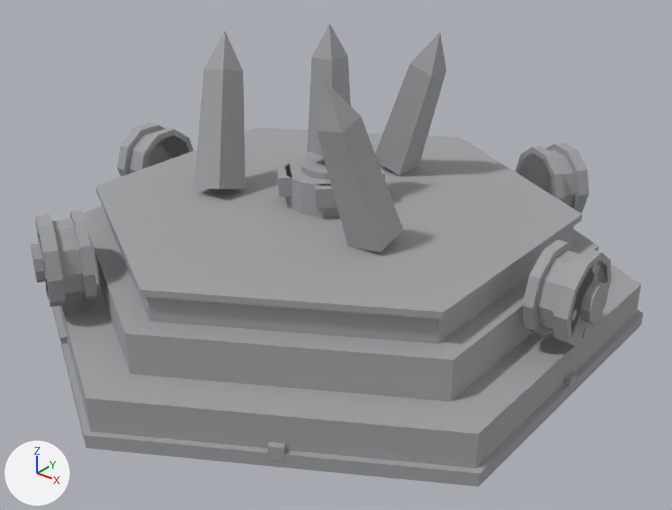
An edit to the glTF model buildings/energy_node/energy_node_s2_100.glb, drawn before and after from the same camera.
Camera for both pictures: a camera (50 mm lens) standing at (1.68, -2.07, 1.46) and looking at (0.08, -0.07, 0.22). The axes (+X, +Y, +Z) are drawn at lower left. The lights are the same throughout. The older version comes first. Vertices at exactly the same position are counted once.

Before the edit, the objects in view are built like this:
```python
me_en_base = bpy.data.meshes.new('EN_Base')
me_en_base.from_pydata(...)  # 736 vertices, 1260 faces; spans x -0.89..0.89, y -0.98..0.98, z 0.0..0.9
# faces by material slot: [60, 544, 164, 72, 364, 42, 14]
me_en_base.materials.append(mat_mx_stone_dk)
me_en_base.materials.append(mat_mx_metal_dk)
me_en_base.materials.append(mat_mx_metal_mid)
me_en_base.materials.append(mat_mx_harvester)
me_en_base.materials.append(mat_mx_warning)
me_en_base.materials.append(mat_mx_crystal_red)
me_en_base.materials.append(mat_mx_crystal_violet)
ob_energynode_s2 = bpy.data.objects.new('EnergyNode_s2', me_en_base)
ob_energynode_s2.location = (0.0, 0.0, 0.0)
```
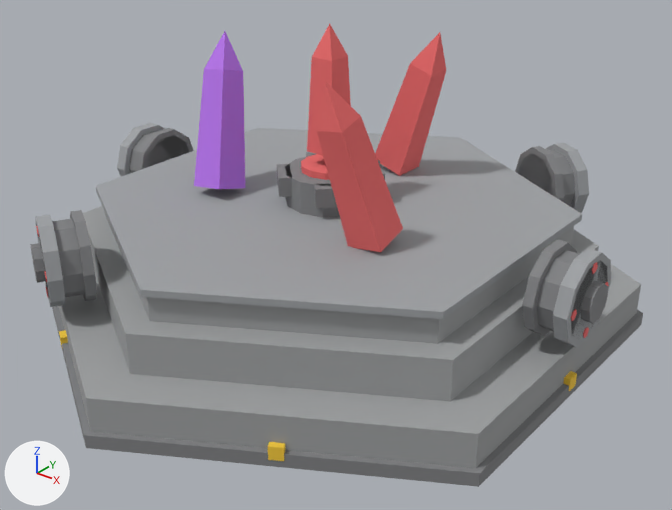
Where the change shows, as pixel boxes (x1, y1, x2, y2) in the pictures (672 x 510 px):
part 1 of me_en_base, recoloured: (30, 31, 643, 487) in both
part 2 of me_en_base, recoloured: (36, 24, 609, 461) in both

The change in detail:
me_en_base has 736 vertices, 1260 faces and spans x -0.89..0.89, y -0.98..0.98, z 0.0..0.9.
me_en_base is used by ob_energynode_s2; location (0.0, 0.0, 0.0).
me_en_base part 1: 782 faces centred in x -0.89..0.89, y -0.82..0.82, z 0.0..0.77 are repainted in the vertex colours; the middle colour goes from grey #a0a2a4 to grey #828385.
me_en_base part 2: 478 faces centred in x -0.87..0.87, y -0.8..0.8, z 0.02..0.84 are repainted in the vertex colours; the middle colour goes from grey #a0a2a4 to red #ed6b6b.
